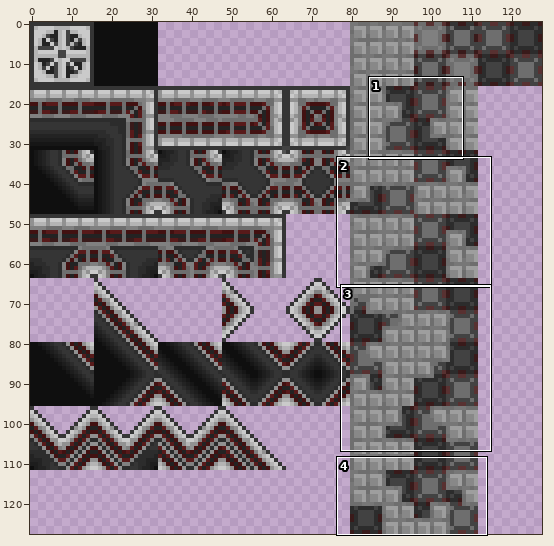
Sprite sheet, stored at Assets/Tiles/Underground Tiles.png. The first picture is a wide view before the edit; the outline marks the close-up.
Close-up. The starting point:
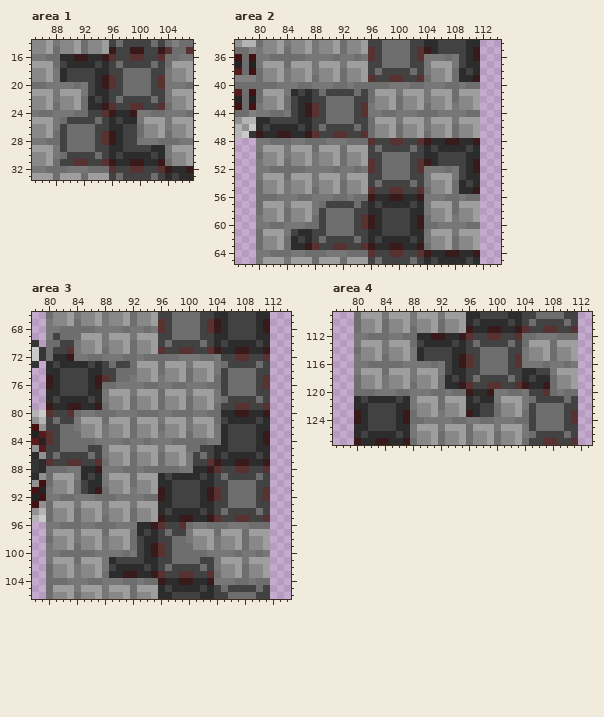
The file is 128x128 pixels. Colours within 5 levels of each other are drawn and written as one. Shown: area 1: x 85..107, y 14..33; area 2: x 77..114, y 34..65; area 3: x 78..114, y 66..106; area 4: x 77..113, y 109..127.
The same view after the edit:
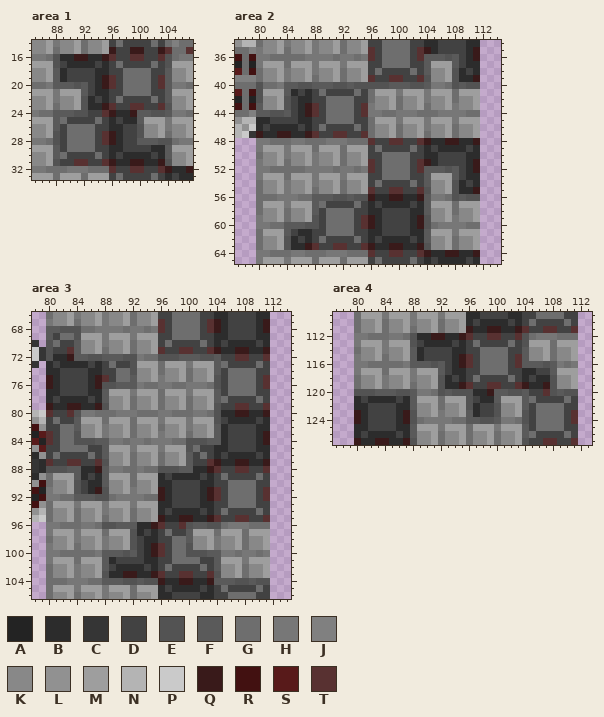
Palette (. is transparent): A #232323  B #2c2c2c  C #353535  D #424242  E #535353  F #5a5a5a  G #6e6e6e  H #777777  J #808080  K #888888  L #919191  M #9e9e9e  N #b4b4b4  P #cacaca  Q #391a1a  R #421111  S #581a1a  T #583131
From old to new:
Changed rows in their new state; - is an unchanged pixel.
Area 1:
first column x 88:
16 E---------------E
17 E---------------E
18 F---------------F
19 F---------------F
20 FFFEF-----------F
21 ----F-----------F
22 ----E-----------F
23 ----E-----------E
24 FFFEE-------FFEEF
25 F-----------F----
26 F-----------E----
27 E-----------E----
28 E-----------FFFEE
29 F---------------F
30 F---------------F
31 E---------------E
Area 2:
first column x 80:
36 ------------------------FFFEF---
37 ------------------------F---F---
38 ------------------------F---E---
39 ------------------------E---E---
40 E---FFEEFFFEEFEEEEEFFFEEF---EFEE
41 E---F---------------------------
42 E---E---------------------------
43 F---E---------------------------
44 FFEEF---------------------------
first column x 84:
52 --------------------FFFEF---
53 --------------------F---F---
54 --------------------F---E---
55 --------------------E---E---
56 ----FFFEEFEE--------F---EFEE
57 ----F---------------F-------
58 ----F---------------F-------
59 ----E---------------E-------
60 FFFEE---------------E-------
61 F-------------------F-------
62 E-------------------F-------
63 E-------------------E-------
Area 3:
first column x 80:
 68 FFEEE--------------------
 69 F---E--------------------
 70 E---F--------------------
 71 E---F--------------------
 72 E---FFEEFFFEE---EEEFFFEEF
 73 ------------E-----------F
 74 ------------E-----------F
 75 ------------F-----------E
 76 --------EEFFF-----------E
 77 --------F---------------F
 78 --------F---------------F
 79 --------E---------------E
 80 ----E-------------------E
 81 ----F-------------------E
 82 ----F-------------------F
 83 ----E-------------------F
 84 ----EEEFF-----------EEEFF
 85 --------F-----------E----
 86 --------F-----------F----
 87 --------E-----------F----
 88 EEEFF---F-------EEEFF----
 89 ----F---F----------------
 90 ----E---F----------------
 91 ----E---E----------------
 92 ----FFFEE----------------
first column x 88:
 96 EEFFF-------EFFEE-------
 97 ----E-------F-----------
 98 ----E-------F-----------
 99 ----E-------E-----------
100 FFFEF-------EEEFF-------
101 F---------------F-------
102 F---------------F-------
103 E---------------E-------
104 FFFEEFEE--------FFFEEFEE
Area 4:
first column x 80:
112 --------E---------------E-------
113 --------E---------------E-------
114 --------F---------------F-------
115 --------F---------------F-------
116 --------FFFEF-----------FFFEF---
117 ------------F---------------F---
118 ------------E---------------E---
119 ------------E---------------E---
120 EEEFFFEEF---EFEEE---FFEEF---EFEE
121 --------F-------E---F---F-------
122 --------F-------E---E---F-------
123 --------E-------F---E---E-------
124 --------E-------FFEEF---E-------
125 --------F---------------F-------
126 --------F---------------F-------
127 --------E---------------E-------
